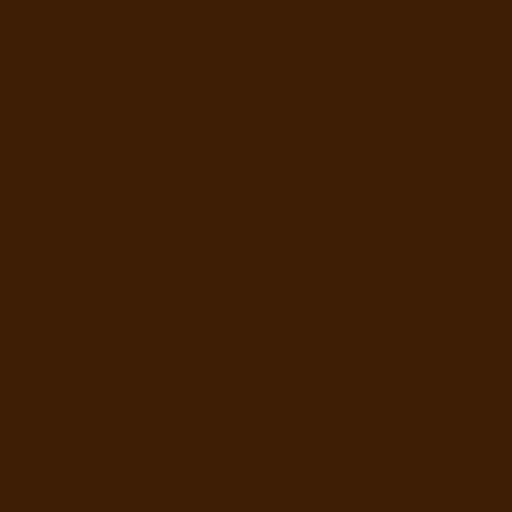
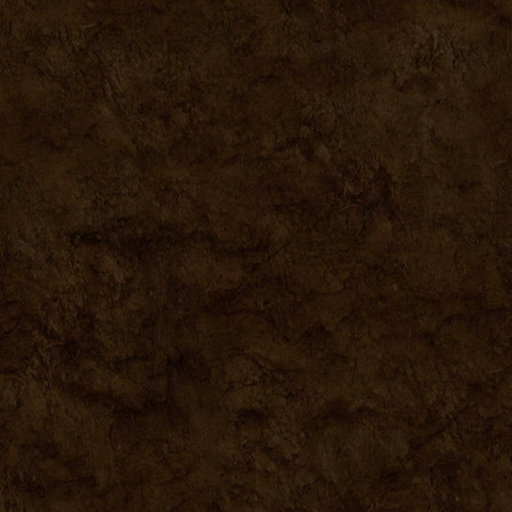
Layered file, before and after one edit (512 x 512). Changes by layer:
added layer "dark" (multiply, 40%) above "earth.jpg-Kopie#1" over [0, 0, 512, 512]
added layer "earth.jpg-Kopie#1" (15%) above "tunnel.jpg" over [0, 0, 512, 512]
added layer "tunnel.jpg" (66%) above "earth.jpg" over [0, 0, 512, 512]
added layer "Smooth#3" (hard light) above "earth.jpg-Kopie" over [0, 0, 512, 512]
added layer "earth.jpg-Kopie" above "Smooth#1" over [0, 0, 512, 512]
